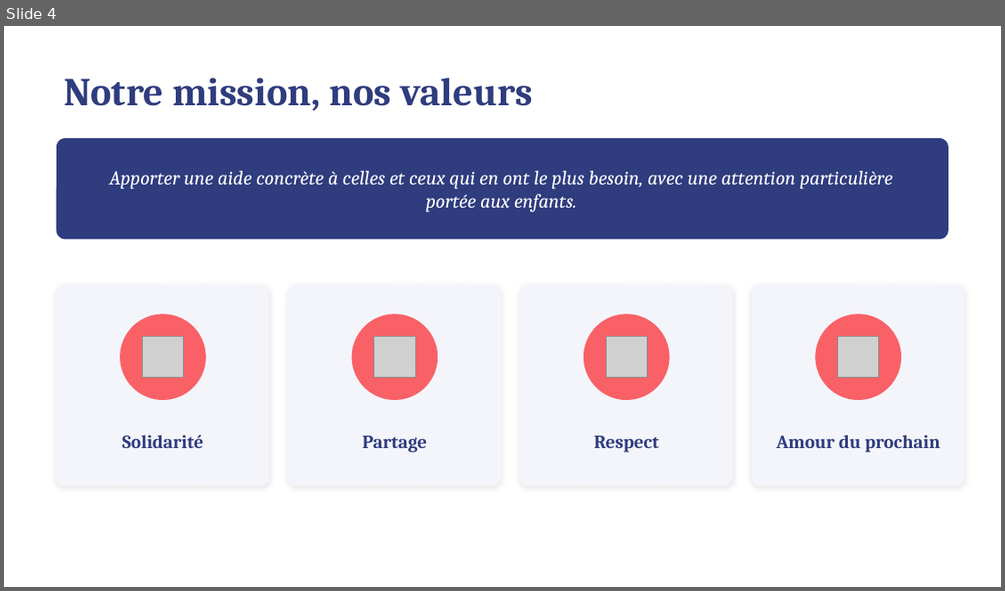
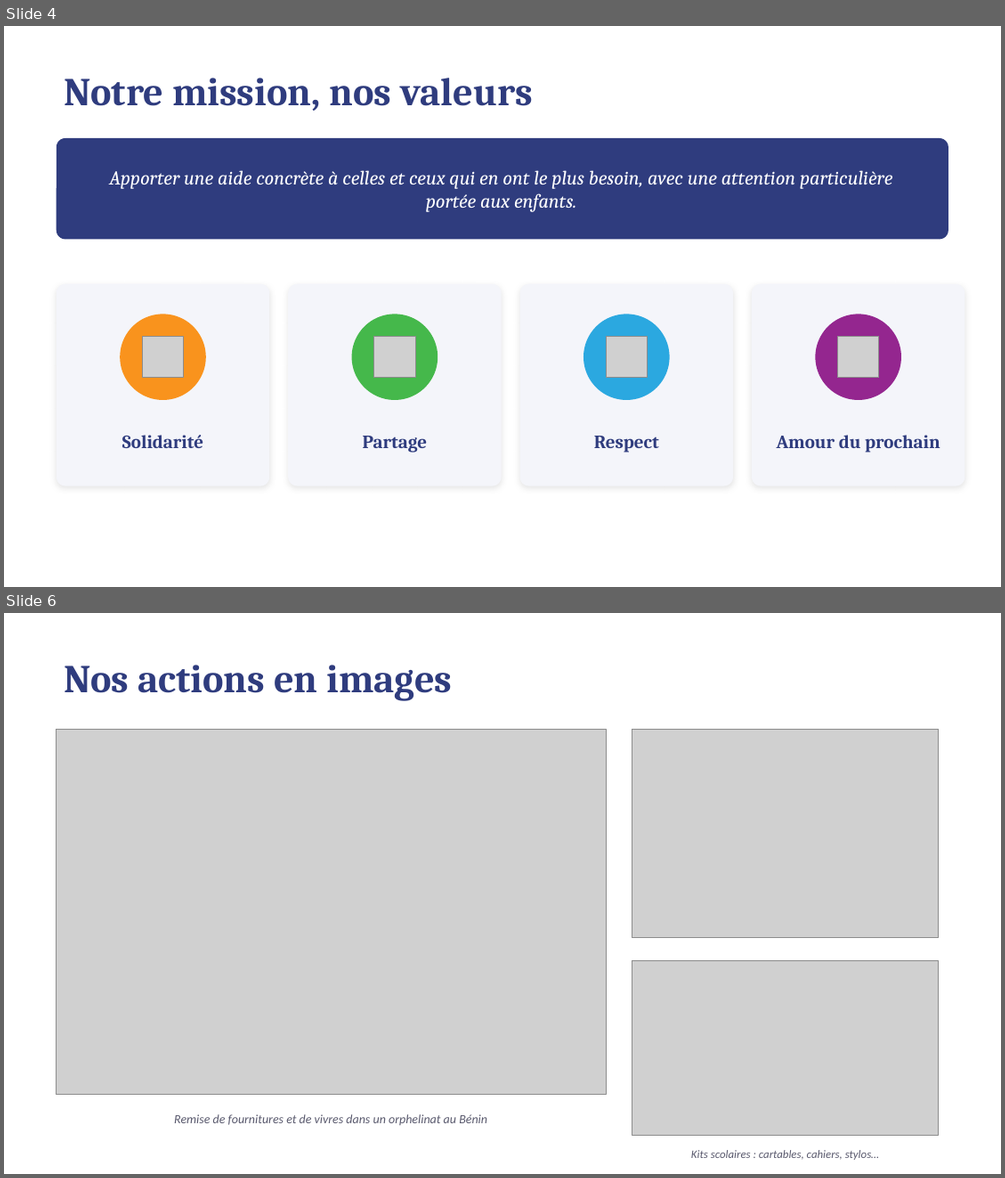
Before and after one commit to htleclerc/docs, a slide deck: presentation-les-petits-enfants-de-marie.pptx. Shown one above the other, each under a label of ours: slide 4 before the commit, slides 4 and 6 after it; the slides between them are not shown. The pictures are 1005x591 and 1005x1178 pixels, drawn with LibreOffice and Linux fonts; fonts in the diff are those of the drawing; grey boxes stand for pictures. Boxes give left, top, right and bottom in pixels: in the first picture for what was removed or moved away, otherwise in the second. Text is boxed around its words. In the diff, an @@ line names an element or a change of style, - is before the commit and + after.

```diff
--- a/presentation-les-petits-enfants-de-marie.pptx
+++ b/presentation-les-petits-enfants-de-marie.pptx
@@ slide 6 added at [4, 613, 1001, 1174], background #FFFFFF @@
@@ text added at [64, 665, 453, 701], 38 pt, text #2F3C7E, bold @@
+Nos actions en images
@@ picture added at [57, 729, 606, 1094] @@
@@ picture added at [632, 729, 938, 938] @@
@@ picture added at [632, 960, 938, 1135] @@
@@ text added at [174, 1114, 487, 1125], 12 pt, text #5A5A6E, italic @@
+Remise de fournitures et de vivres dans un orphelinat au Bénin
@@ text added at [691, 1150, 879, 1159], 11 pt, text #5A5A6E, italic @@
+Kits scolaires : cartables, cahiers, stylos…
@@ slide 4 changed as well @@
@@ ellipse at [120, 313, 206, 400]: fill #F96167 to #F9931D @@
@@ ellipse at [352, 313, 437, 400]: fill #F96167 to #45B84B @@
@@ ellipse at [583, 313, 670, 400]: fill #F96167 to #2BA8E0 @@
@@ ellipse at [816, 313, 901, 400]: fill #F96167 to #94268F @@
```
Also in this commit, not shown: 7 other slides changed, 1 other file.
